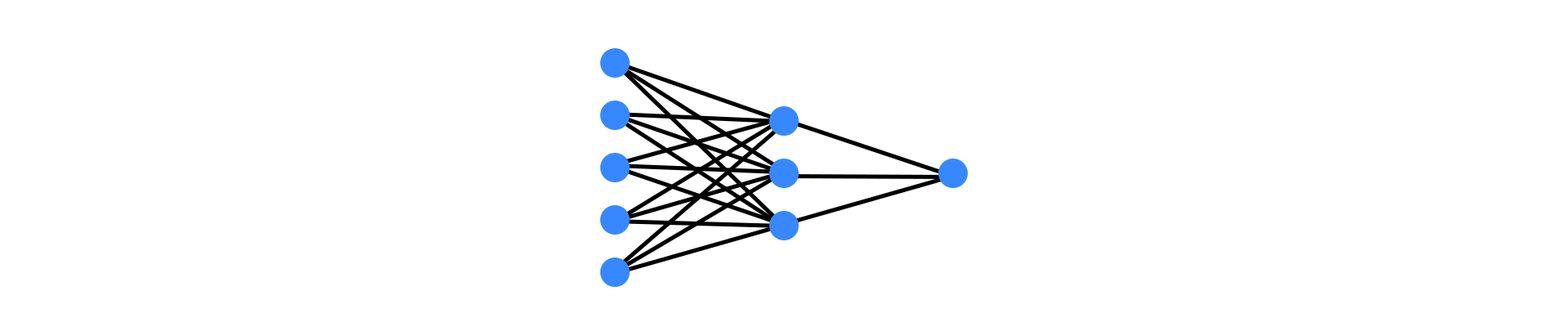
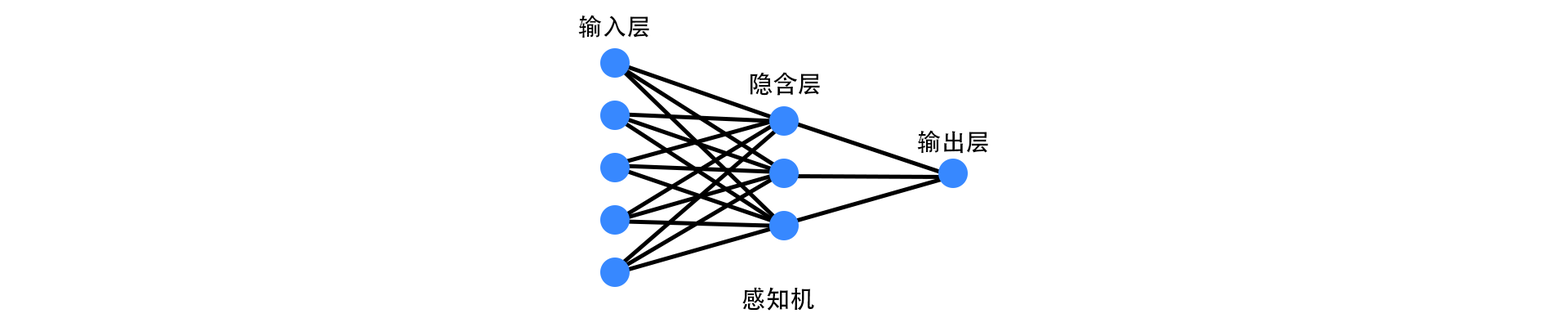
Two versions of the same layered image (1568×327). Layer-by-layer changes:
added layer "输出层" above "隐含层" over [917,129,989,154]
added layer "隐含层" above "输入层" over [749,71,820,96]
added layer "输入层" above "感知机" over [578,14,650,39]
added layer "感知机" above "椭圆 1 拷贝 8" over [742,286,815,311]
painted on "形状 7" over [749,77,784,96]
